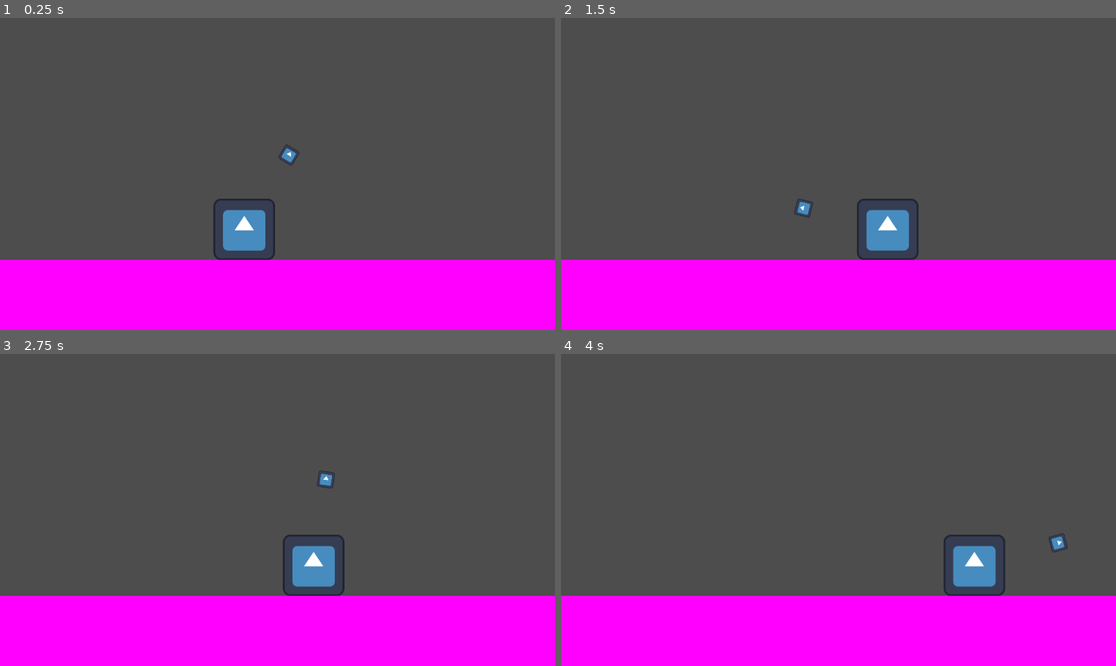
Above: before the commit, frames 1-4 (two rows, left to right).
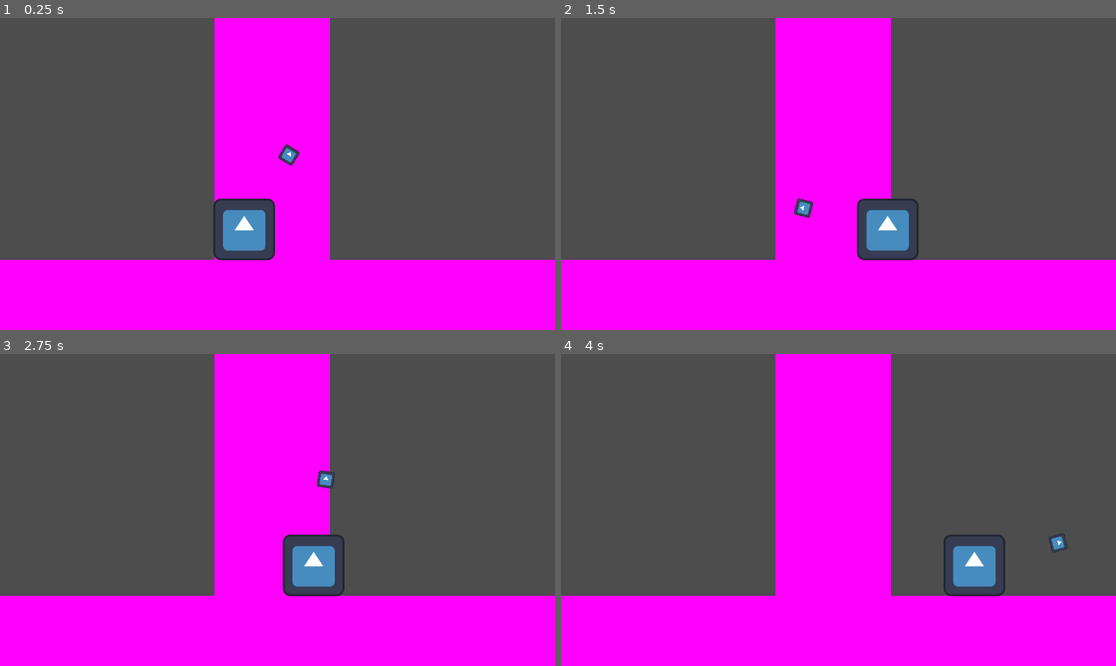
Above: after the commit, the same moments.

Repository: paxelotl/lame-jam-48
Game: Godot game, scene res://main.tscn
Two runs of this game, one before a commit and one after it. Both use one fixed random seed, a clock stepped at 60 frames per second and the inputs below. The engine's default icon, where the game draws it, is replaced by a stand-in: a white triangle on a blue panel in a dark square.
Inputs (mouse positions are in pixels of both pictures, inside the frame that each line leads up to):
- Up to frame 1 (0.25 s): no input
- Up to frame 2 (1.5 s): tap Enter at 0.5 s; move the mouse to (960, 158) at 0.52 s; hold D (move_right) from 0.53 s (still down); click (960, 158) at 0.67 s; move the mouse to (727, 189) at 1.27 s
- Up to frame 3 (2.75 s): move the mouse to (333, 441) at 2.02 s; release D (move_right) at 2.03 s; hold A (move_left) from 2.03 s (still down)
- Up to frame 4 (4 s): move the mouse to (810, 572) at 2.77 s; release A (move_left) at 2.78 s; hold D (move_right) from 2.78 s (still down); click (810, 572) at 2.92 s; move the mouse to (1005, 556) at 3.52 s

The runs differ from the first frame. In frame 1, 14% of the frame differs, in the area x 38-60%, y 0-78%; in frame 2, 15%; in frame 3, 14%; in frame 4, 16%, in the area x 38-80%, y 0-78%.

Commit message:
Fix input changing velocity while flying

Diff:
--- a/main.tscn
+++ b/main.tscn
@@ -32,13 +32,20 @@
 scale = Vector2(0.265625, 0.265625)
 texture = ExtResource("1_jjf2p")
 
-[node name="StaticBody2D" type="StaticBody2D" parent="."]
+[node name="Floor" type="StaticBody2D" parent="."]
+z_index = -1
 position = Vector2(518, 656)
 
-[node name="CollisionShape2D" type="CollisionShape2D" parent="StaticBody2D"]
+[node name="CollisionShape2D" type="CollisionShape2D" parent="Floor"]
 position = Vector2(-3, -69)
 shape = SubResource("RectangleShape2D_gm4ny")
 
-[node name="Sprite2D" type="Sprite2D" parent="StaticBody2D/CollisionShape2D"]
+[node name="Sprite2D" type="Sprite2D" parent="Floor/CollisionShape2D"]
 scale = Vector2(7.22, 0.85)
 texture = SubResource("PlaceholderTexture2D_iy5xk")
+
+[node name="Tree" type="Sprite2D" parent="."]
+z_index = -1
+position = Vector2(565, -20)
+scale = Vector2(1.19728, 5.47977)
+texture = SubResource("PlaceholderTexture2D_iy5xk")
--- a/player.gd
+++ b/player.gd
@@ -25,10 +25,11 @@
 
 	# Handle left right input
 	var direction := Input.get_axis("move_left", "move_right")
-	if direction:
-		velocity.x = direction * SPEED
-	elif is_on_floor():
-		velocity.x = move_toward(velocity.x, 0, SPEED / 3)
+	if is_on_floor():
+		if direction:
+			velocity.x = direction * SPEED
+		else:
+			velocity.x = move_toward(velocity.x, 0, SPEED / 3)
 
 	move_and_slide()
 
